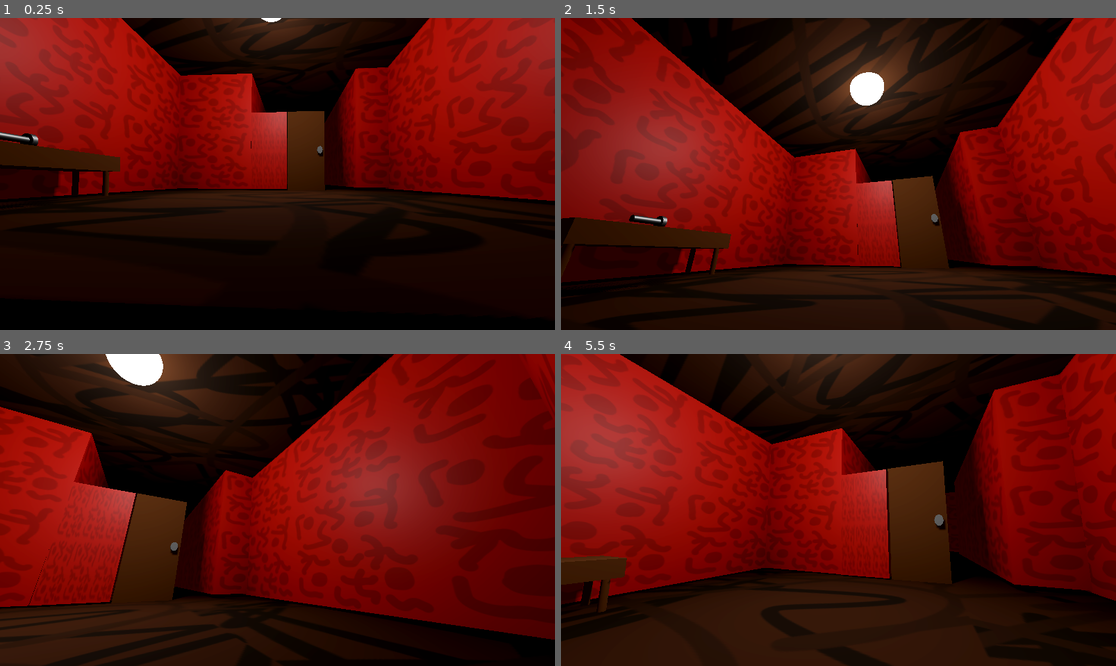
Above: before the commit, frames 1-4 (two rows, left to right).
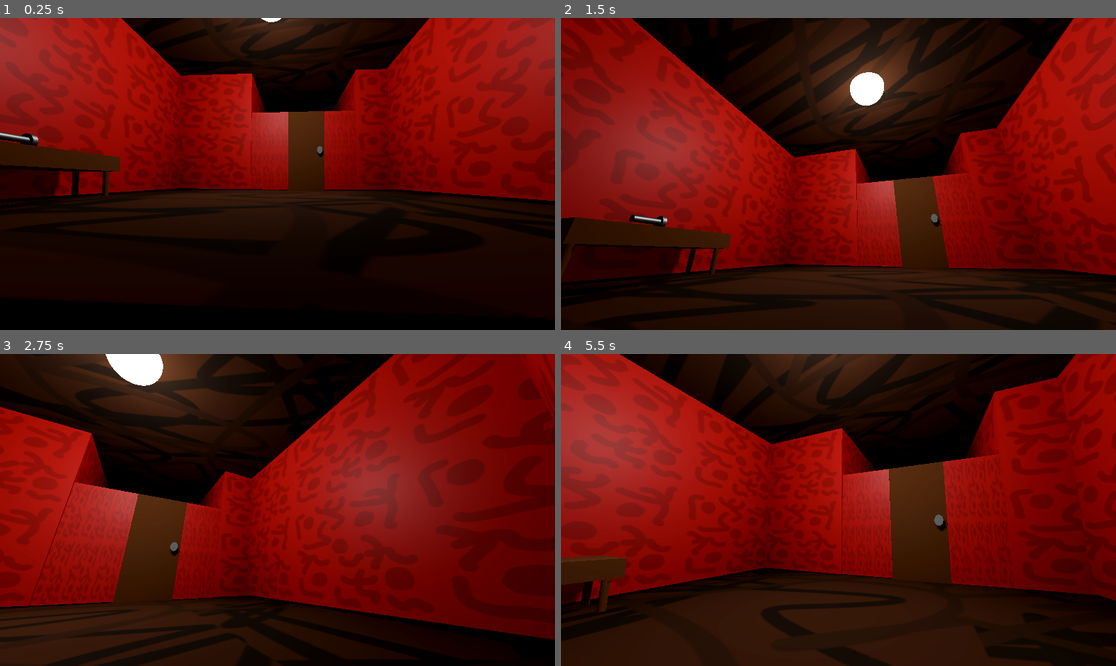
Above: after the commit, the same moments.

Repository: christiannoll/Basic3DGame
Game: Godot game, scene res://Scenes/level.tscn
The game is run twice, just before and just after one commit, with the same random seed, the same clock (stepped at 60 frames per second) and the same inputs.
Inputs (mouse positions are in pixels of both pictures, inside the frame that each line leads up to):
- Up to frame 1 (0.25 s): no input
- Up to frame 2 (1.5 s): move the mouse to (866, 174) at 0.52 s; hold W (forward) from 0.53 s (still down); tap F (flashlight) at 0.6 s; tap Space (jump) at 0.77 s; move the mouse to (810, 174) at 1.27 s; tap E (interact) at 1.35 s
- Up to frame 3 (2.75 s): keep holding W (forward); tap Space (jump) at 1.52 s; move the mouse to (288, 503) at 2.02 s; tap Shift (sprint) at 2.1 s
- Up to frame 4 (5.5 s): keep holding W (forward); move the mouse to (832, 516) at 2.77 s; tap F (flashlight) at 2.85, 5.1 s; tap Space (jump) at 3.02, 3.77, 4.52 s; move the mouse to (877, 513) at 3.52 s; tap E (interact) at 3.6 s; move the mouse to (794, 506) at 4.27 s; tap Shift (sprint) at 4.35 s; move the mouse to (844, 510) at 5.02 s

The runs differ from the first frame. In frame 1, 1.6% of the frame differs, in the area x 45-71%, y 15-56%; in frame 2, 2.4%; in frame 3, 2.5%; in frame 4, 5.3%, in the area x 50-97%, y 6-78%.

Commit message:
Added second door wall

Diff:
--- a/Scenes/level.tscn
+++ b/Scenes/level.tscn
@@ -130,7 +130,7 @@
 mesh = SubResource("BoxMesh_tumq0")
 
 [node name="wall" type="StaticBody3D" parent="floors_and_walls" unique_id=1576088888]
-transform = Transform3D(9.999678, -0.04014214, 0, 0.08028428, 4.999839, 0, 0, 0, 10, -12.090753, 3.0780916, -19.89098)
+transform = Transform3D(9.999678, -0.04014214, 0, 0.08028428, 4.999839, 0, 0, 0, 10, -12.090753, 2.9974794, -19.89098)
 
 [node name="CollisionShape3D" type="CollisionShape3D" parent="floors_and_walls/wall" unique_id=1431356507]
 shape = SubResource("BoxShape3D_51e2h")
@@ -290,17 +290,29 @@
 mesh = SubResource("BoxMesh_tumq0")
 
 [node name="Door" parent="floors_and_walls" unique_id=1436056146 instance=ExtResource("5_qxfql")]
-transform = Transform3D(1.5503582, 0, 0, 0, 1.9053168, 0, 0, 0, 1, -5.0121865, 2.1685038, -24.649916)
+transform = Transform3D(1.5503582, 0, 0, 0, 1.9053168, 0, 0, 0, 1, -5.0121865, 2.1685038, -24.616615)
 
 [node name="door_wall" type="StaticBody3D" parent="floors_and_walls" unique_id=773190426]
-transform = Transform3D(0.8228039, 0, 0, 0, 1.6190279, 0, 0, 0, 0.29062498, -3.5460973, 2.165358, -24.700232)
+transform = Transform3D(0.92531604, 0, 0, 0, 1.6577128, 0, 0, 0, 0.29062498, -3.5226934, 2.1880908, -24.775274)
 
 [node name="CollisionShape3D" type="CollisionShape3D" parent="floors_and_walls/door_wall" unique_id=1887635253]
 transform = Transform3D(2, 0, 0, 0, 2, 0, 0, 0, 2, 0, 0, 0)
 shape = SubResource("BoxShape3D_qxfql")
 
 [node name="MeshInstance3D" type="MeshInstance3D" parent="floors_and_walls/door_wall" unique_id=1364724557]
-transform = Transform3D(1.8261276, 0, 0, 0, 1.9999998, 0, 0, 0, 2, 0.1101017, 0, 0)
+transform = Transform3D(1.8261276, 0, 0, 0, 1.9999996, 0, 0, 0, 2, 0.1101017, 0, 0.9024124)
+material_override = ExtResource("2_6phgx")
+mesh = SubResource("BoxMesh_ha31o")
+
+[node name="door_wall2" type="StaticBody3D" parent="floors_and_walls" unique_id=565095948]
+transform = Transform3D(0.8228039, 0, 0, 0, 1.6517409, 0, 0, 0, 0.29062498, -6.6282983, 2.14889, -24.828806)
+
+[node name="CollisionShape3D" type="CollisionShape3D" parent="floors_and_walls/door_wall2" unique_id=1289227414]
+transform = Transform3D(2, 0, 0, 0, 2, 0, 0, 0, 2, 0, 0, 0)
+shape = SubResource("BoxShape3D_qxfql")
+
+[node name="MeshInstance3D" type="MeshInstance3D" parent="floors_and_walls/door_wall2" unique_id=2098904659]
+transform = Transform3D(1.8261276, 0, 0, 0, 1.9999996, 0, 0, 0, 2, 0.11010122, 0.015178084, 0.90242004)
 material_override = ExtResource("2_6phgx")
 mesh = SubResource("BoxMesh_ha31o")
 
